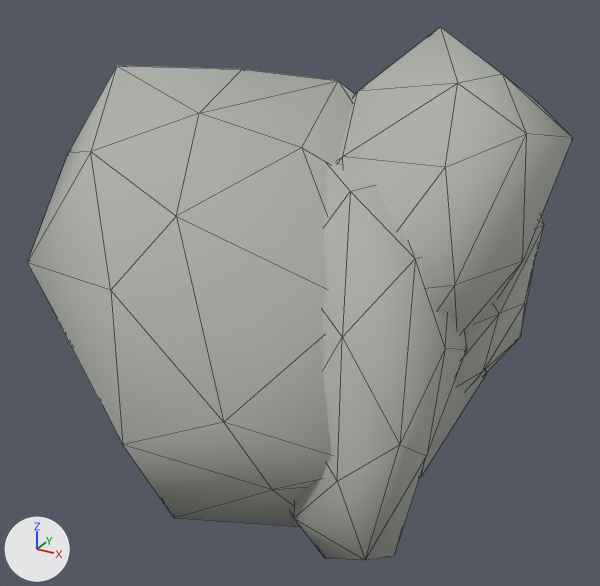
A saved change to the glTF model assets/models/props/rock_3.glb.
The view is the same before and after, from a 50 mm lens placed at (1.47, -3.19, 2.43), pointed at (-0.24, -0.08, 0.88). Lighting does not change. The marker at lower left points along +X, +Y and +Z. The picture after the commit comes second. Mesh edges are drawn as thin lines. Vertices at exactly the same position are counted once.

Objects in the first picture: 'BoulderC'.
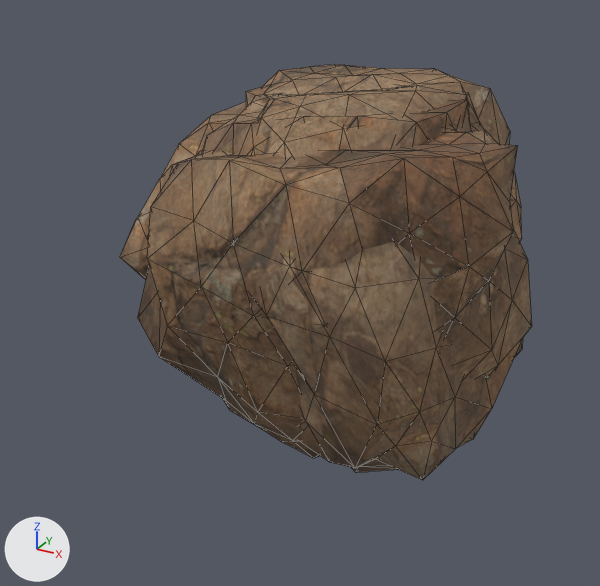
The change, as a list of edits to the scene's bpy script:
```text
Add img_rock_face_03_nor_gl:
    img_rock_face_03_nor_gl = load_image('rock_face_03-nor_gl', '_unpacked/rock_face_03-nor_gl', 1024, 1024, 'Non-Color')
Add img_rock_face_03_diffuse:
    img_rock_face_03_diffuse = load_image('rock_face_03-Diffuse', '_unpacked/rock_face_03-Diffuse', 1024, 1024, 'sRGB')
Change mat_stone:
    where n0 = _N.new('ShaderNodeBsdfPrincipled'); n0.name = 'Principled BSDF'
    remove n0.inputs[0].default_value = (0.42, 0.44, 0.4, 1.0)  # 'Base Color', grey #adb1aa
    add n2 = _N.new('ShaderNodeTexImage'); n2.name = 'Image Texture'
    add n2.image = img_rock_face_03_diffuse
    add n3 = _N.new('ShaderNodeNormalMap'); n3.name = 'Normal Map'
    add n3.uv_map = 'UVMap'
    add n3.inputs[0].default_value = 0.65  # 'Strength'
    add n4 = _N.new('ShaderNodeTexImage'); n4.name = 'Image Texture.001'
    add n4.image = img_rock_face_03_nor_gl
    add _L.new(n2.outputs[0], n0.inputs[0])  # 'Color' to 'Base Color'
    add _L.new(n3.outputs[0], n0.inputs[5])  # 'Normal' to 'Normal'
    add _L.new(n4.outputs[0], n3.inputs[1])  # 'Color' to 'Color'
Change me_icosphere:
    used by ob_boulderc; location = (0.0, 0.0, 0.0)
    remove me_icosphere.from_pydata(...)  # 168 vertices, 320 faces; spans x -1.31..0.83, y -1.29..1.28, z 0.0..2.02
    add me_icosphere.from_pydata(...)  # 648 vertices, 1280 faces; spans x -0.9..0.78, y -0.98..1.23, z 0.0..1.83
    me_icosphere part 1: the loose piece of 42 vertices spanning x -1.03..0.83, y -0.72..1.28, z 0.12..2.02 is rebuilt with 162 vertices and now spans x -0.56..0.76, y -0.87..1.23, z 0.0..1.83
    me_icosphere part 2: the loose piece of 42 vertices spanning x -1.31..0.64, y -1.29..0.9, z 0.19..1.85 is rebuilt with 162 vertices and now spans x -0.9..0.67, y -0.79..1.07, z 0.73..1.75
    me_icosphere part 3: the loose piece of 42 vertices spanning x -0.43..0.67, y -1.11..0.37, z 0.0..1.57 is rebuilt with 162 vertices and now spans x -0.65..0.78, y -0.98..0.39, z 0.11..1.69
    me_icosphere part 4: a new loose piece of 162 vertices spanning x -0.55..0.52, y -0.77..0.61, z 0.31..1.79, in mat_stone
    me_icosphere part 5
    42 vertices are removed from x -0.36..0.77, y -0.43..0.92, z 0.0..1.44
    80 faces are deleted
```

What differs and where, as boxes (x1, y1, x2, y2) in the pictures (600 x 586 px):
'BoulderC', surface changed, reshaped (24% narrower, 22% shorter): before (27, 27, 573, 560); after (120, 64, 532, 480)
part 1 of me_icosphere, rebuilt: before (338, 27, 573, 334); after (246, 64, 523, 480)
part 2 of me_icosphere, rebuilt (mostly hidden afterwards): before (27, 66, 487, 526); after (120, 102, 522, 280)
part 3 of me_icosphere, rebuilt: before (290, 163, 467, 560); after (138, 129, 532, 458)
part 4 of me_icosphere, added (brown): after (202, 85, 484, 156)
part 5 of me_icosphere, deleted: before (455, 217, 544, 390)
